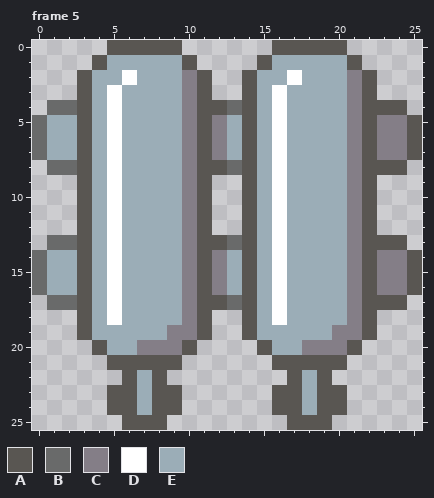
Two states of a pixel-art file, core/assets-src/sprites/bonus-turbo.anim.ase. The first picture shows the starting point.
26x26 pixels, 5 frames. Shown: frame 5. The commit also changed other frames, which this record leaves out.
Palette (. is transparent): A #595652  B #696a6a  C #847e87  D #ffffff  E #9badb7
Pixels before, frame 5, first column x 0:
 0 .....AAAAA......AAAAA.....
 1 ....AEEEEEA....AEEEEEA....
 2 ...AEEDEEECA..AEEDEEECA...
 3 ...AEDEEEECA..AEDEEEECA...
 4 .BBAEDEEEECAABAEDEEEECAAA.
 5 BEEAEDEEEECACEAEDEEEECACCA
 6 BEEAEDEEEECACEAEDEEEECACCA
 7 BEEAEDEEEECACEAEDEEEECACCA
 8 .BBAEDEEEECAABAEDEEEECAAA.
 9 ...AEDEEEECA..AEDEEEECA...
10 ...AEDEEEECA..AEDEEEECA...
11 ...AEDEEEECA..AEDEEEECA...
12 ...AEDEEEECA..AEDEEEECA...
13 .BBAEDEEEECAABAEDEEEECAAA.
14 BEEAEDEEEECACEAEDEEEECACCA
15 BEEAEDEEEECACEAEDEEEECACCA
16 BEEAEDEEEECACEAEDEEEECACCA
17 .BBAEDEEEECAABAEDEEEECAAA.
18 ...AEDEEEECA..AEDEEEECA...
19 ...AEEEEECCA..AEEEEECCA...
20 ....AEECCCA....AEECCCA....
21 .....AAAAA......AAAAA.....
22 ......AEA........AEA......
23 .....AAEAA......AAEAA.....
24 .....AAEAA......AAEAA.....
25 ......AAA........AAA......
The same view after the edit:
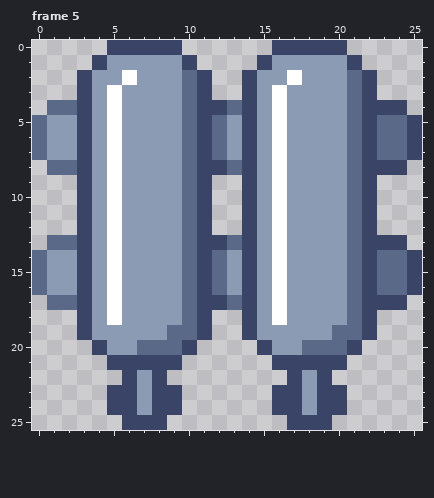
The exact change:
colour A: #595652 -> #3a4466
colour C: #847e87 -> #5a6988
colour E: #9badb7 -> #8b9bb4
Frame 5:
y 4: x 1..2 BB -> CC; x 13 B -> C
y 5..7: x 0 B -> C
y 8: x 1..2 BB -> CC; x 13 B -> C
y 13: x 1..2 BB -> CC; x 13 B -> C
y 14..16: x 0 B -> C
y 17: x 1..2 BB -> CC; x 13 B -> C
